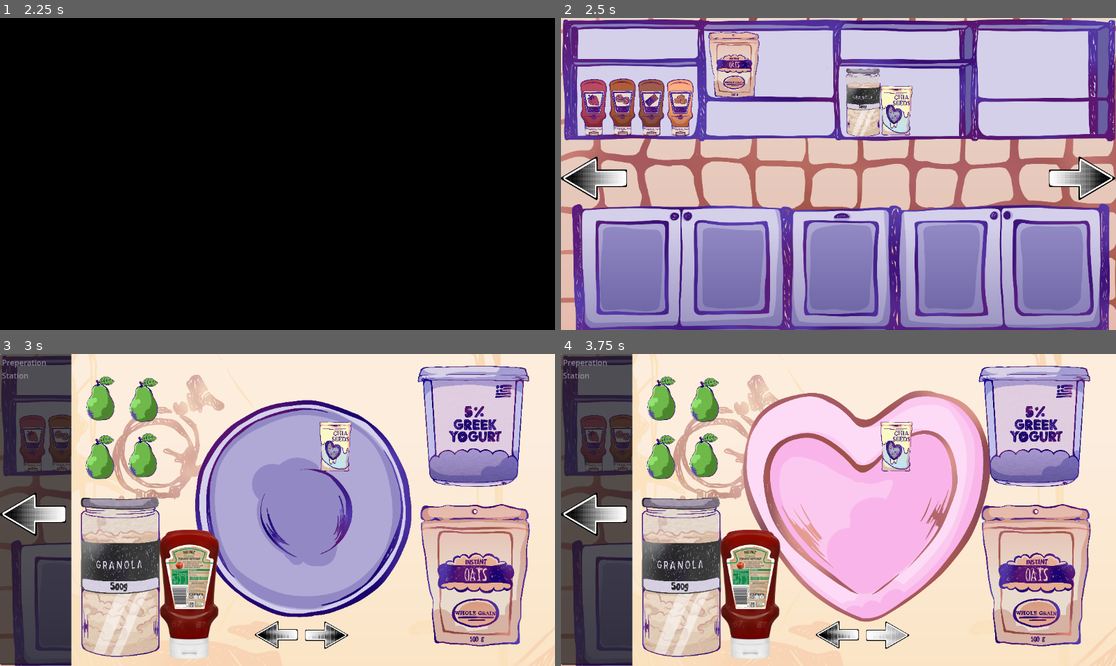
Above: before the commit, frames 1-4 (two rows, left to right).
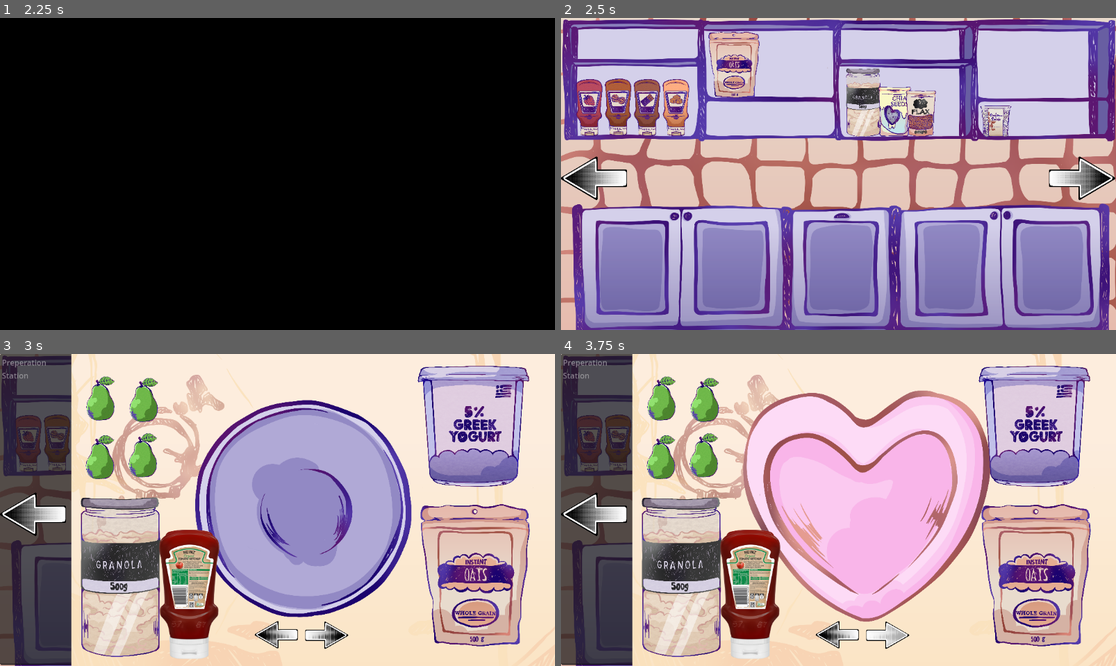
Above: after the commit, the same moments.

Repository: authenticBloodshed/gOATmeal
Game: Godot game, scene res://MainMenu.tscn
The game is run twice, just before and just after one commit, with the same random seed, the same clock (stepped at 60 frames per second) and the same inputs.
Inputs (mouse positions are in pixels of both pictures, inside the frame that each line leads up to):
- Up to frame 1 (2.25 s): click "START" at 0.5 s; click "START" at 1.25 s; click "START" at 2 s
- Up to frame 2 (2.5 s): no input
- Up to frame 3 (3 s): click (521, 516) at 2.75 s
- Up to frame 4 (3.75 s): click (888, 634) at 3.5 s

Frame 1 is identical in both runs. In frame 2, 3.9% of the frame differs, in the area x 2-82%, y 19-39%; in frame 3, 1.5%; in frame 4, 1.5%.

Commit message:
Implemented all seeds as pickable objects

Diff:
--- a/PickupItem.tscn
+++ b/PickupItem.tscn
@@ -3,7 +3,7 @@
 [ext_resource type="Script" path="res://pickupItem.gd" id="1_c08x5"]
 
 [sub_resource type="RectangleShape2D" id="RectangleShape2D_cvpfk"]
-size = Vector2(56, 94)
+size = Vector2(50.75, 100)
 
 [node name="Area2D" type="Area2D"]
 script = ExtResource("1_c08x5")
--- a/game.tscn
+++ b/game.tscn
@@ -18,6 +18,8 @@
 [ext_resource type="StyleBox" uid="uid://bsu75uac0drfx" path="res://hover.tres" id="12_cxap2"]
 [ext_resource type="Texture2D" uid="uid://dm0hg58nfilmo" path="res://peanutbutter.png" id="13_d1r40"]
 [ext_resource type="StyleBox" uid="uid://b60ce0wlbf15n" path="res://pressed.tres" id="13_xjd8a"]
+[ext_resource type="Texture2D" uid="uid://0xy8l78ajnm4" path="res://sunflowerseeds.png" id="13_ycef8"]
+[ext_resource type="Texture2D" uid="uid://d2r0jsdfmyu7y" path="res://flaxseeds.png" id="14_jdsdh"]
 [ext_resource type="Texture2D" uid="uid://df0inkjjrxjno" path="res://chocolatesauce.png" id="14_lhb1w"]
 [ext_resource type="Texture2D" uid="uid://d3tm05tra0x64" path="res://caramelsauce.png" id="15_yl3aa"]
 [ext_resource type="Texture2D" uid="uid://cl4ane2t12qu2" path="res://Granola.png" id="16_mqdtn"]
@@ -61,6 +63,7 @@
 texture = ExtResource("18_ys6ic")
 
 [node name="Sauces" type="Node2D" parent="KitchenStuff"]
+position = Vector2(-9, 0)
 
 [node name="Strawberrysauce" type="Sprite2D" parent="KitchenStuff/Sauces"]
 position = Vector2(69, 186)
@@ -81,6 +84,42 @@
 position = Vector2(249, 186)
 scale = Vector2(0.06, 0.06)
 texture = ExtResource("15_yl3aa")
+
+[node name="Chiaseeds" parent="KitchenStuff" instance=ExtResource("28_aug4q")]
+position = Vector2(371, 288)
+itemId = "chia"
+
+[node name="Sprite2D" parent="KitchenStuff/Chiaseeds" index="0"]
+position = Vector2(321, -93)
+scale = Vector2(0.053, 0.053)
+texture = ExtResource("29_2tvmw")
+
+[node name="CollisionShape2D" parent="KitchenStuff/Chiaseeds" index="1"]
+position = Vector2(319, -92)
+
+[node name="SunflowerSeeds" parent="KitchenStuff" instance=ExtResource("28_aug4q")]
+position = Vector2(796, 244)
+itemId = "sunflower"
+
+[node name="Sprite2D" parent="KitchenStuff/SunflowerSeeds" index="0"]
+position = Vector2(106.5, -29.5)
+scale = Vector2(0.0345, 0.0345)
+texture = ExtResource("13_ycef8")
+
+[node name="CollisionShape2D" parent="KitchenStuff/SunflowerSeeds" index="1"]
+position = Vector2(105.5, -32.5)
+
+[node name="FlaxSeeds" parent="KitchenStuff" instance=ExtResource("28_aug4q")]
+position = Vector2(431, 231)
+itemId = "flax"
+
+[node name="Sprite2D" parent="KitchenStuff/FlaxSeeds" index="0"]
+position = Vector2(316.25, -32.75)
+scale = Vector2(0.04825, 0.04825)
+texture = ExtResource("14_jdsdh")
+
+[node name="CollisionShape2D" parent="KitchenStuff/FlaxSeeds" index="1"]
+position = Vector2(315.25, -35.75)
 
 [node name="Breakfast" type="ColorRect" parent="."]
 visible = false
@@ -190,18 +229,6 @@
 stream = ExtResource("27_4g87n")
 autoplay = true
 
-[node name="Chiaseeds" parent="." instance=ExtResource("28_aug4q")]
-position = Vector2(380, 288)
-itemId = "chia"
-
-[node name="Sprite2D" parent="Chiaseeds" index="0"]
-position = Vector2(316, -95)
-scale = Vector2(0.053, 0.053)
-texture = ExtResource("29_2tvmw")
-
-[node name="CollisionShape2D" parent="Chiaseeds" index="1"]
-position = Vector2(314, -94)
-
 [connection signal="pressed" from="CloseButton" to="." method="_on_close_button_pressed"]
 [connection signal="pressed" from="CloseButton" to="Breakfast" method="_on_close_button_pressed"]
 [connection signal="pressed" from="CloseButton" to="CloseButton" method="_on_pressed"]
@@ -210,4 +237,6 @@
 [connection signal="pressed" from="KitchenButton" to="." method="_on_kitchen_button_pressed"]
 [connection signal="pressed" from="PantryButton" to="." method="_on_pantry_button_pressed"]
 
-[editable path="Chiaseeds"]
+[editable path="KitchenStuff/Chiaseeds"]
+[editable path="KitchenStuff/SunflowerSeeds"]
+[editable path="KitchenStuff/FlaxSeeds"]
Binary file added: flaxseeds.png
Not shown, added: flaxseeds.png.import
Not shown: 1 places in game.tscn that only renumber resources
Binary file added: sunflowerseeds.png
Not shown, added: sunflowerseeds.png.import
